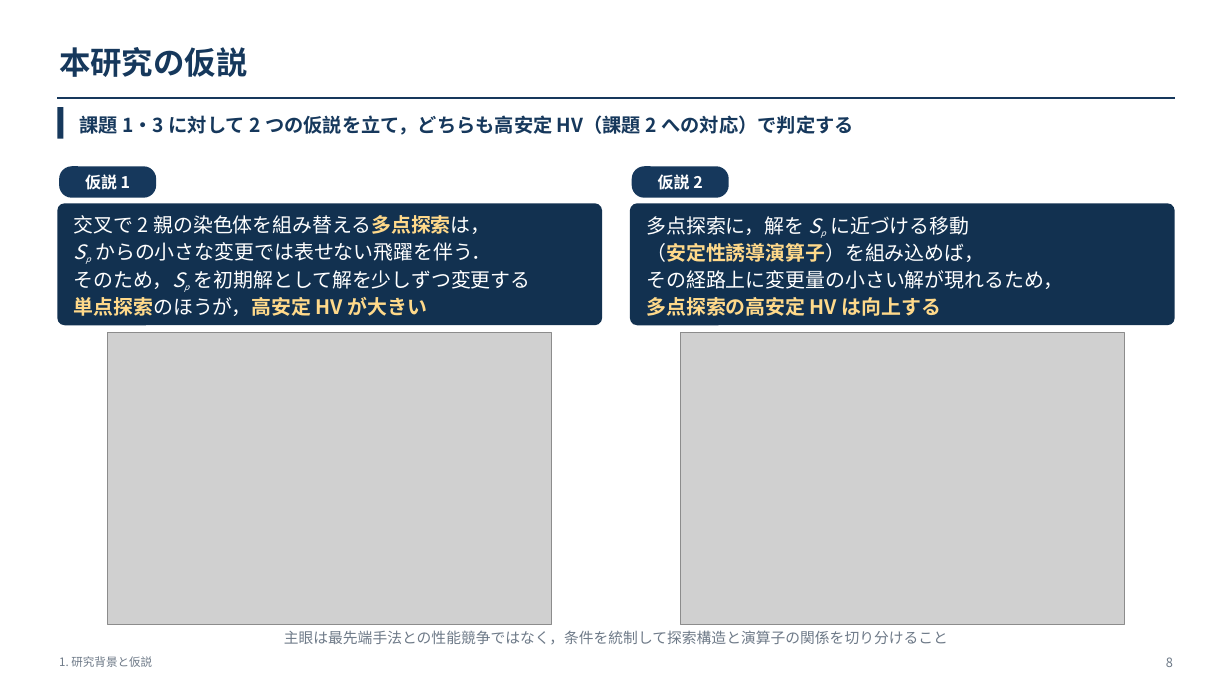
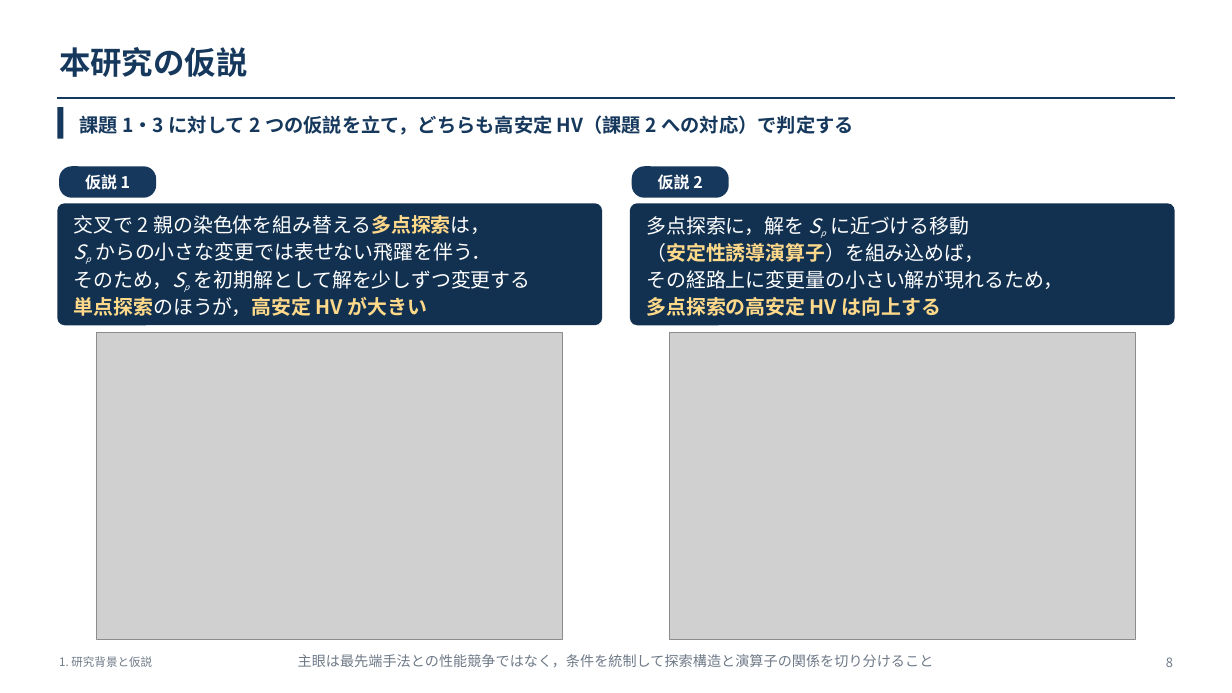
Before and after one commit to kitotakumi/stability_scheduling, a slide deck: slide 8 of doc/presentation_materials/JIMA2026fall_発表.pptx. Drawn at 1232x693 pixels with LibreOffice and Linux fonts; fonts in the diff are those of the drawing; grey boxes stand for pictures. Boxes give left, top, right and bottom in pixels: in the first picture for what was removed or moved away, otherwise in the second. Text is boxed around its words. In the diff, an @@ line names an element or a change of style, - is before the commit and + after.

```diff
--- a/doc/presentation_materials/JIMA2026fall_発表.pptx
+++ b/doc/presentation_materials/JIMA2026fall_発表.pptx
@@ picture: place and size @@
-picture at bbox=[108, 333, 552, 625]
+picture at bbox=[97, 333, 564, 640]
@@ picture: place and size @@
-picture at bbox=[680, 333, 1124, 625]
+picture at bbox=[669, 333, 1136, 640]
@@ text "主眼は最先端手法との性能競争ではなく，条件を統制して探索構造と演算子の関係を切り分けること": place and size @@
-text "主眼は最先端手法との性能競争ではなく，条件を統制して探索構造と演算子の関係を切り分けること" at bbox=[284, 630, 948, 644]
+text "主眼は最先端手法との性能競争ではなく，条件を統制して探索構造と演算子の関係を切り分けること" at bbox=[298, 654, 934, 667]
@@ text "主眼は最先端手法との性能競争ではなく，条件を統制して探索構造と演算子の関係を切り分けること" at bbox=[298, 654, 934, 667]: size 11.5 to 11 pt @@
```
Also in this commit, not shown: 2 other files.
